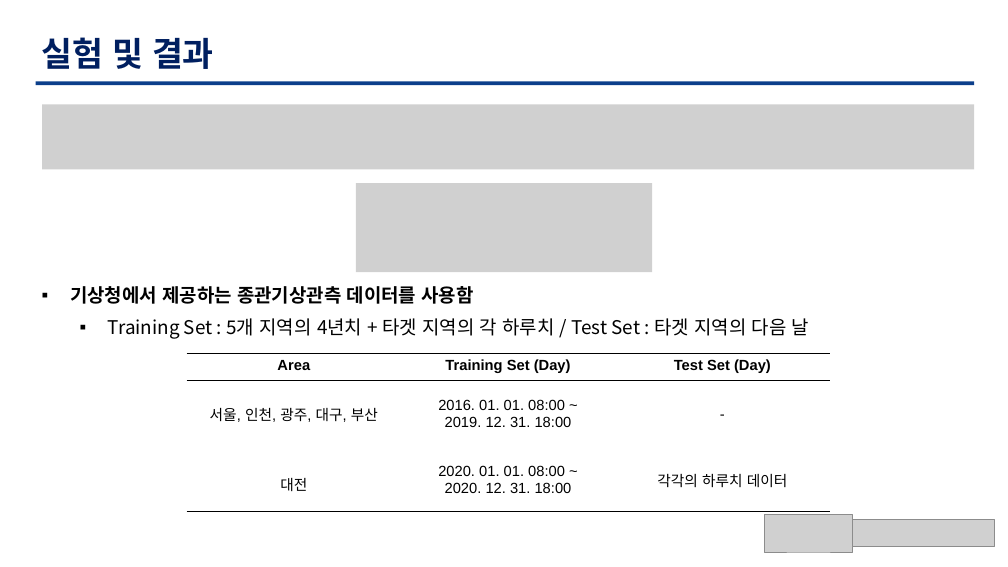
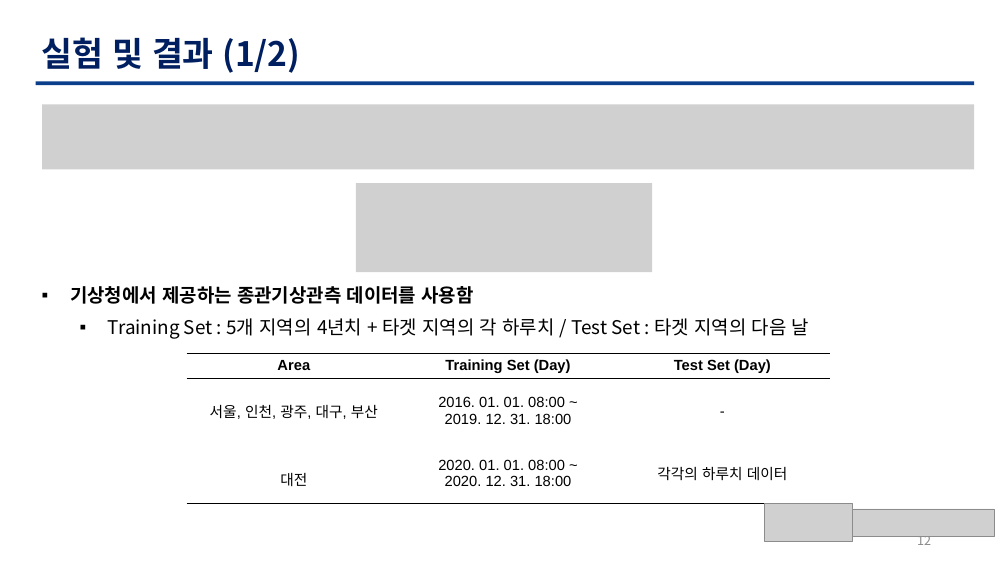
Before and after one commit to TaegyuHan/Solar_radiation_prediction_model, a slide deck: slide 12 of KICS_PT/[KICS] 모델 poster.pptx. Drawn at 1008x567 pixels with LibreOffice and Linux fonts; fonts in the diff are those of the drawing; grey boxes stand for pictures. Boxes give left, top, right and bottom in pixels: in the first picture for what was removed or moved away, otherwise in the second. Text is boxed around its words. In the diff, an @@ line names an element or a change of style, - is before the commit and + after.

```diff
--- a/KICS_PT/[KICS] 모델 poster.pptx
+++ b/KICS_PT/[KICS] 모델 poster.pptx
@@ text at (42, 37, 300, 73): text changed @@
-실험 및 결과
+실험 및 결과 (1/2)
@@ table: place and size @@
-table at (187, 354, 829, 512)
+table at (187, 354, 829, 504)
@@ picture: place and size @@
-picture at (765, 514, 853, 552)
+picture at (765, 504, 853, 541)
@@ picture: place and size @@
-picture at (852, 520, 994, 547)
+picture at (852, 509, 994, 536)
@@ page number added at (917, 532, 931, 545), 12 pt, text #8C8C8C @@
+12
```
Also in this commit, not shown: 14 other slides changed.
